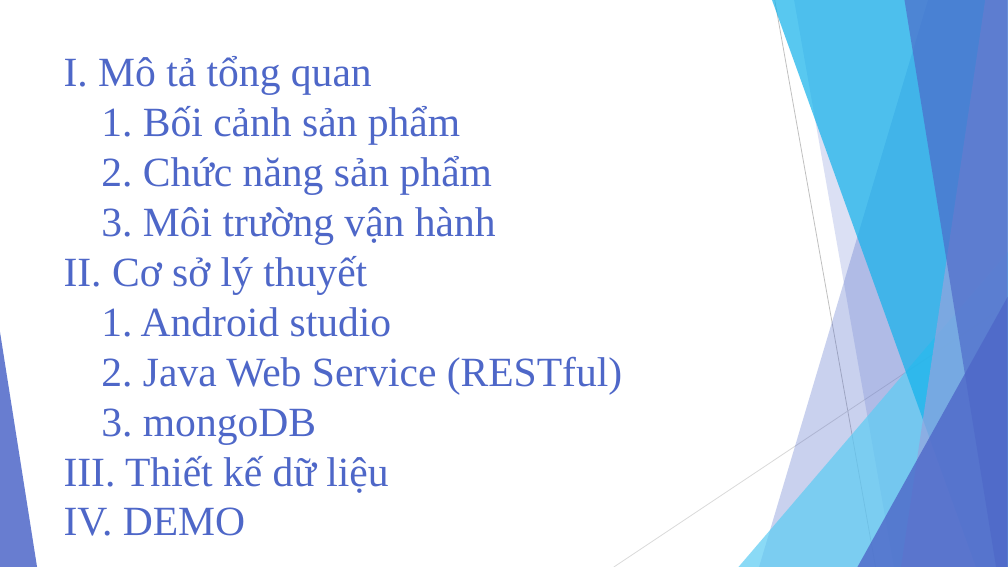
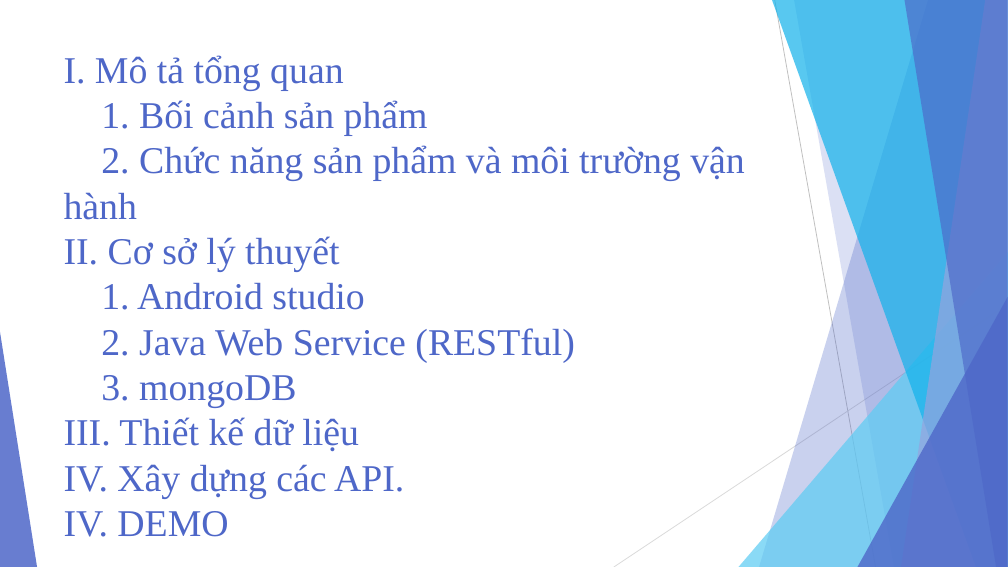
Before and after one commit to TMTAI/Android, a slide deck: slide 2 of Presentation-LuanVan.pptx. Drawn at 1008x567 pixels with LibreOffice and Linux fonts; fonts in the diff are those of the drawing. Boxes give left, top, right and bottom in pixels: in the first picture for what was removed or moved away, otherwise in the second. Text is boxed around its words. In the diff, an @@ line names an element or a change of style, - is before the commit and + after.

```diff
--- a/Presentation-LuanVan.pptx
+++ b/Presentation-LuanVan.pptx
@@ title at (64, 55, 745, 537): text changed; size 39.6 to 36 pt @@
-I. Mô tả tổng quan
-1. Bối cảnh sản phẩm
-2. Chức năng sản phẩm
-3. Môi trường vận hành
-II. Cơ sở lý thuyết
-1. Android studio
-2. Java Web Service (RESTful)
-3. mongoDB
-III. Thiết kế dữ liệu
-IV. DEMO
+I. Mô tả tổng quan
+1. Bối cảnh sản phẩm
+2. Chức năng sản phẩm và môi trường vận hành
+II. Cơ sở lý thuyết
+1. Android studio
+2. Java Web Service (RESTful)
+3. mongoDB
+III. Thiết kế dữ liệu
+IV. Xây dựng các API.
+IV. DEMO
```
Also in this commit, not shown: 4 other slides changed, 3 slides added, 1 other file.
